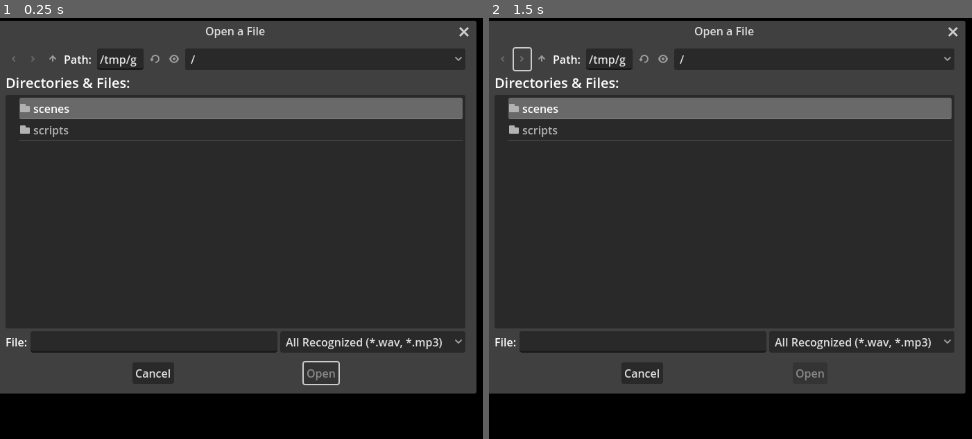
Above: before the commit, frames 1-2 (left to right).
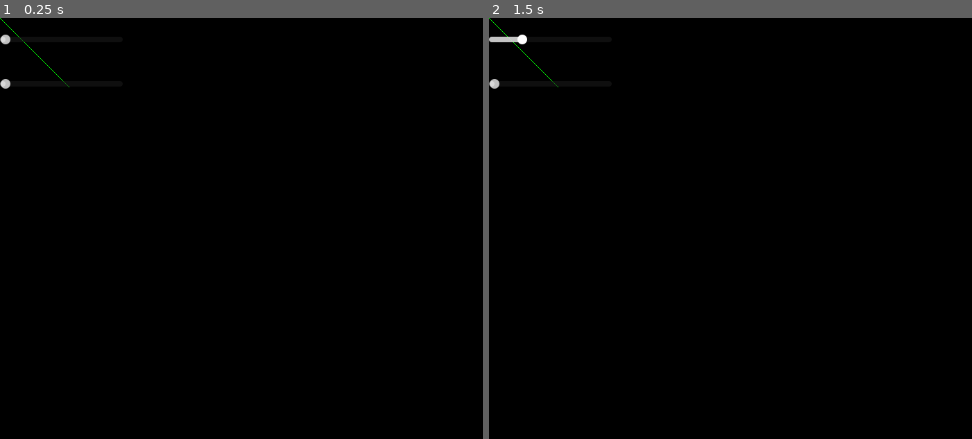
Above: after the commit, the same moments.

Repository: Spi3lot/vectorscope4
Game: Godot game, scene res://scenes/main.tscn
Two runs of this game, one before a commit and one after it. Both use one fixed random seed, a clock stepped at 60 frames per second and the inputs below.
Inputs (mouse positions are in pixels of both pictures, inside the frame that each line leads up to):
- Up to frame 1 (0.25 s): no input
- Up to frame 2 (1.5 s): click (522, 60) at 0.52 s; click (522, 60) at 1.27 s

The runs differ from the first frame. In frame 1, 87% of the frame differs, in the area x 0-99%, y 0-90%; in frame 2, 87%.
Error before the commit: Cannot call method 'get_frames_available' on a null value. (res://scripts/vectorscope.gd:32)

Commit message:
make vectorscope work, but older frames are not preserved yet

Diff:
--- /dev/null
+++ b/default_bus_layout.tres
@@ -0,0 +1,8 @@
+[gd_resource type="AudioBusLayout" load_steps=2 format=3 uid="uid://b3kfwrvx17gmb"]
+
+[sub_resource type="AudioEffectCapture" id="AudioEffectCapture_7snps"]
+resource_name = "Capture"
+
+[resource]
+bus/0/effect/0/effect = SubResource("AudioEffectCapture_7snps")
+bus/0/effect/0/enabled = true
--- /dev/null
+++ b/icon.svg
@@ -0,0 +1 @@
+<svg height="128" width="128" xmlns="http://www.w3.org/2000/svg"><rect x="2" y="2" width="124" height="124" rx="14" fill="#363d52" stroke="#212532" stroke-width="4"/><g transform="scale(.101) translate(122 122)"><g fill="#fff"><path d="M105 673v33q407 354 814 0v-33z"/><path d="m105 673 152 14q12 1 15 14l4 67 132 10 8-61q2-11 15-15h162q13 4 15 15l8 61 132-10 4-67q3-13 15-14l152-14V427q30-39 56-81-35-59-83-108-43 20-82 47-40-37-88-64 7-51 8-102-59-28-123-42-26 43-46 89-49-7-98 0-20-46-46-89-64 14-123 42 1 51 8 102-48 27-88 64-39-27-82-47-48 49-83 108 26 42 56 81zm0 33v39c0 276 813 276 814 0v-39l-134 12-5 69q-2 10-14 13l-162 11q-12 0-16-11l-10-65H446l-10 65q-4 11-16 11l-162-11q-12-3-14-13l-5-69z" fill="#478cbf"/><path d="M483 600c0 34 58 34 58 0v-86c0-34-58-34-58 0z"/><circle cx="725" cy="526" r="90"/><circle cx="299" cy="526" r="90"/></g><g fill="#414042"><circle cx="307" cy="532" r="60"/><circle cx="717" cy="532" r="60"/></g></g></svg>
--- a/project.godot
+++ b/project.godot
@@ -12,7 +12,7 @@
 
 config/name="Vectorscope"
 run/main_scene="res://scenes/main.tscn"
-config/features=PackedStringArray("4.2", "Forward Plus")
+config/features=PackedStringArray("4.3", "Forward Plus")
 config/icon="res://icon.svg"
 
 [audio]
@@ -30,4 +30,5 @@
 
 [rendering]
 
+textures/vram_compression/import_etc2_astc=true
 environment/defaults/default_clear_color=Color(0, 0, 0, 1)
--- /dev/null
+++ b/scenes/line.tscn
@@ -0,0 +1,8 @@
+[gd_scene format=3 uid="uid://bujjt8dnhsfx5"]
+
+[node name="Line2D" type="Line2D"]
+points = PackedVector2Array(0, 0, 0, 0)
+width = 1.0
+default_color = Color(0, 1, 0, 1)
+joint_mode = 2
+antialiased = true
--- a/scenes/main.tscn
+++ b/scenes/main.tscn
@@ -1,34 +1,37 @@
 [gd_scene load_steps=3 format=3 uid="uid://dygko6sukr467"]
 
 [ext_resource type="Script" path="res://scripts/vectorscope.gd" id="1_uuccd"]
+[ext_resource type="PackedScene" uid="uid://bujjt8dnhsfx5" path="res://scenes/line.tscn" id="2_36fj6"]
 
-[sub_resource type="Gradient" id="Gradient_pxt0g"]
-offsets = PackedFloat32Array()
-colors = PackedColorArray()
-
-[node name="Node2D" type="Node2D" node_paths=PackedStringArray("line", "audio_player", "select_file_dialog")]
+[node name="Node2D" type="Node2D" node_paths=PackedStringArray("audio_player", "select_file_dialog")]
 script = ExtResource("1_uuccd")
-max_points = 4096
-line = NodePath("Line2D")
+line_scene = ExtResource("2_36fj6")
 audio_player = NodePath("AudioStreamPlayer")
 select_file_dialog = NodePath("FileDialog")
-
-[node name="Line2D" type="Line2D" parent="."]
-points = PackedVector2Array(0, 0)
-width = 1.0
-gradient = SubResource("Gradient_pxt0g")
-joint_mode = 2
-antialiased = true
 
 [node name="AudioStreamPlayer" type="AudioStreamPlayer" parent="."]
 
 [node name="FileDialog" type="FileDialog" parent="."]
 title = "Open a File"
-position = Vector2i(0, 36)
+position = Vector2i(9, 33)
 size = Vector2i(500, 500)
-visible = true
 ok_button_text = "Open"
 dialog_hide_on_ok = true
 file_mode = 0
 access = 2
-filters = PackedStringArray("*.wav", "*.mp3")
+filters = PackedStringArray("*.wav, *.mp3", "*.wav", "*.mp3")
+show_hidden_files = true
+use_native_dialog = true
+
+[node name="UI" type="Node2D" parent="."]
+
+[node name="Volume" type="HSlider" parent="UI"]
+offset_top = 64.0
+offset_right = 177.0
+offset_bottom = 126.0
+
+[node name="Seek" type="HSlider" parent="UI"]
+offset_right = 177.0
+offset_bottom = 62.0
+
+[node name="Lines" type="Node2D" parent="."]
--- a/scripts/vectorscope.gd
+++ b/scripts/vectorscope.gd
@@ -1,42 +1,55 @@
 extends Node2D
 
 @export_group("Configuration")
-@export_range(2048, 8192, 128, "or_greater") var max_points := 8192
+@export_range(2048, 8192, 128, "or_greater") var max_points := 2048
 @export var line_color := Color.GREEN
 
+@export_group("Scenes")
+@export var line_scene: PackedScene
+
 @export_group("Nodes")
-@export var line: Line2D
 @export var audio_player: AudioStreamPlayer
 @export var select_file_dialog: FileDialog
+
+var lines: Array[Line2D] = []
+var frame_count: int = 0
 
 
 # Called when the node enters the scene tree for the first time.
 func _ready():
+    select_file_dialog.file_selected.connect(_on_file_selected)
     audio_player.finished.connect(_select_file)
-    select_file_dialog.file_selected.connect(_on_file_selected)
     _select_file()
 
     for i in range(max_points):
-        line.gradient.add_point(float(i) / max_points, Color.BLACK)
+        var line := line_scene.instantiate()
+        lines.append(line)
+        $Lines.add_child(line)
 
 
 # Called every frame. 'delta' is the elapsed time since the previous frame.
-func _process(delta):
+func _process(_delta):
     if audio_player.stream_paused:
         return
 
     var capture := AudioServer.get_bus_effect(0, 0) as AudioEffectCapture
-    var colors := line.gradient.colors
-    var previous_frame := Vector2()
+    var previous_point := _get_point_from_frame(Vector2())
+    var available = capture.get_frames_available()
+    var buffer := capture.get_buffer(available)
 
-    for frame in capture.get_buffer(capture.get_frames_available()):
-        _add_frame(frame)
-        colors.append(calc_color(previous_frame, frame))
-        previous_frame = frame
+    if available > max_points:
+        buffer = buffer.slice(available - max_points)
 
-    _clean_up_points()
-    _clean_up_colors(colors)
-    line.gradient.colors = colors
+    for frame in buffer:
+        var point := _get_point_from_frame(frame)
+        #_add_point(point, previous_point, lines[frame_count % max_points])
+        previous_point = point
+        frame_count += 1
+
+    queue_redraw()
+
+func _draw() -> void:
+    draw_line(Vector2(), Vector2(100, 100), line_color, 1.0)
 
 
 func _input(event: InputEvent):
@@ -60,22 +73,16 @@
     return line_color / distance
 
 
-func _add_frame(frame: Vector2):
+func _add_point(point: Vector2, previous_point: Vector2, line: Line2D):
+    line.set_point_position(0, previous_point)
+    line.set_point_position(1, point)
+
+
+func _get_point_from_frame(frame: Vector2) -> Vector2:
     frame.y = -frame.y
     var viewport_size := get_viewport_rect().size
     var min_aspect := minf(viewport_size.x, viewport_size.y)
-    var point := (frame * min_aspect + viewport_size) / 2
-    line.add_point(point)
-
-
-func _clean_up_points():
-    while line.points.size() > max_points:
-        line.remove_point(0)
-
-
-func _clean_up_colors(colors: PackedColorArray):
-    while colors.size() > max_points:
-        colors.remove_at(0)
+    return (frame * min_aspect + viewport_size) / 2
 
 
 func _select_file():
Not shown, added: export_presets.cfg
Not shown, added: icon.svg.import
Not shown, changed: .gitignore
